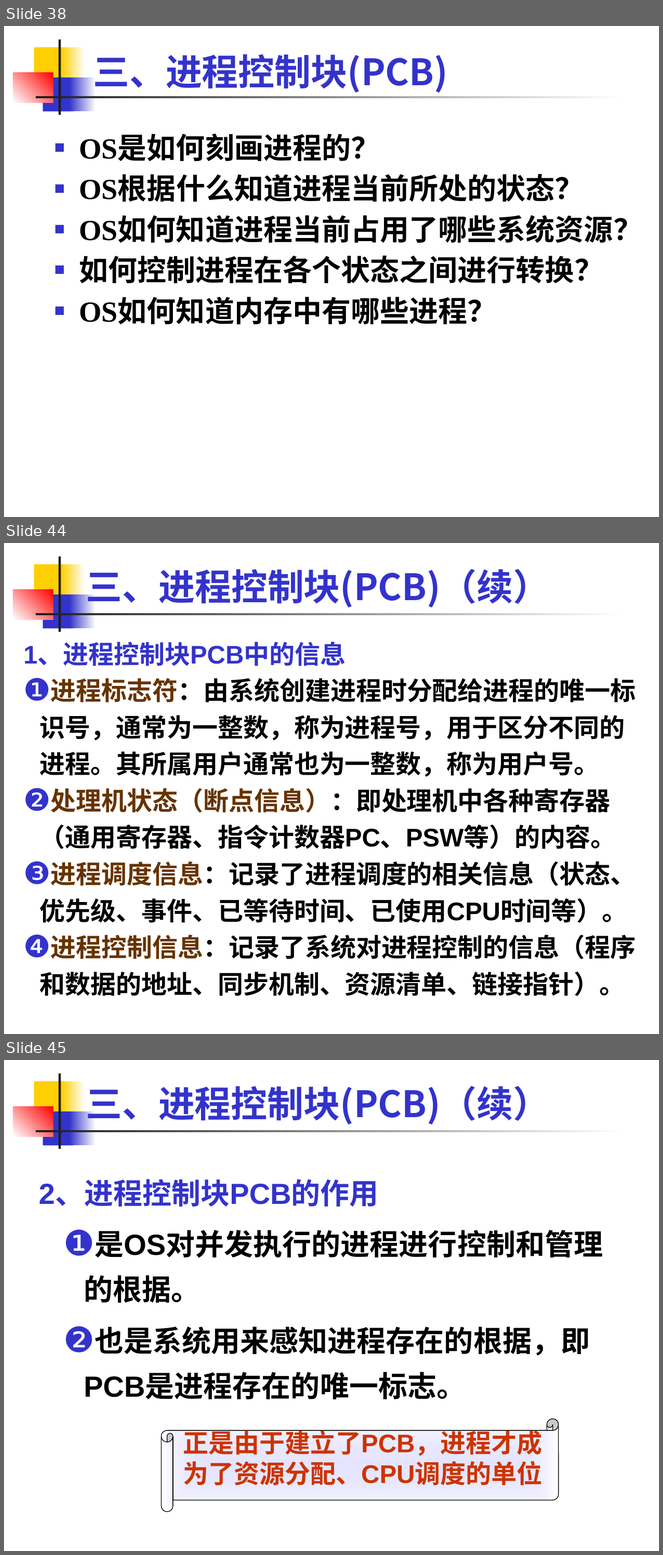
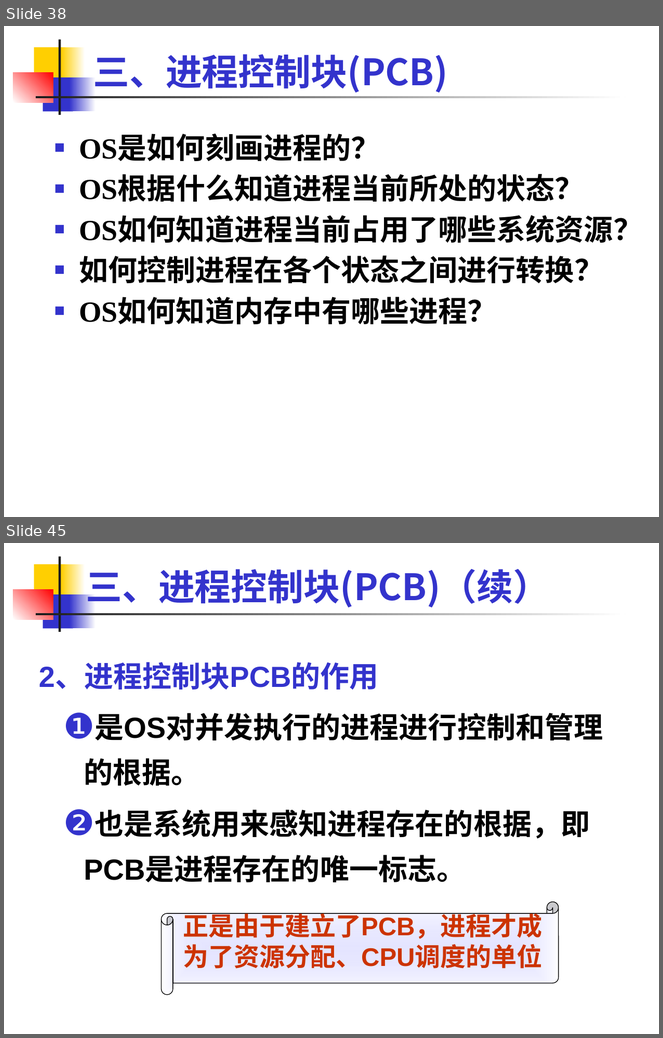
Before and after one commit to rjnew/OS, a slide deck: OS02.1 进程.pptx. Shown one above the other, each under a label of ours: slides 38, 44 and 45 before the commit, slides 38 and 45 after it; the slides between them are not shown. The pictures are 663x1555 and 663x1038 pixels, drawn with LibreOffice and Linux fonts; fonts in the diff are those of the drawing. Boxes give left, top, right and bottom in pixels: in the first picture for what was removed or moved away, otherwise in the second. Text is boxed around its words. In the diff, an @@ line names an element or a change of style, - is before the commit and + after.

```diff
--- a/OS02.1 进程.pptx
+++ b/OS02.1 进程.pptx
@@ slide 44 removed at bbox=[4, 543, 659, 1034], background #FFFFFF; not listed: 7 template elements that a slide beside it also shows @@
@@ title removed at bbox=[86, 569, 549, 610] @@
-三、进程控制块(PCB)（续）
@@ text removed at bbox=[23, 643, 636, 996] @@
-1、进程控制块PCB中的信息
-❶ 进程标志符：由系统创建进程时分配给进程的唯一标识号，通常为一整数，称为进程号，用于区分不同的进程。其所属用户通常也为一整数，称为用户号。
-❷ 处理机状态（断点信息）：即处理机中各种寄存器（通用寄存器、指令计数器PC、PSW等）的内容。
-❸ 进程调度信息：记录了进程调度的相关信息（状态、优先级、事件、已等待时间、已使用CPU时间等）。
-❹ 进程控制信息：记录了系统对进程控制的信息（程序和数据的地址、同步机制、资源清单、链接指针）。
```
Also in this commit, not shown: 19 slides changed, 2 slides added, 1 other slide removed.
